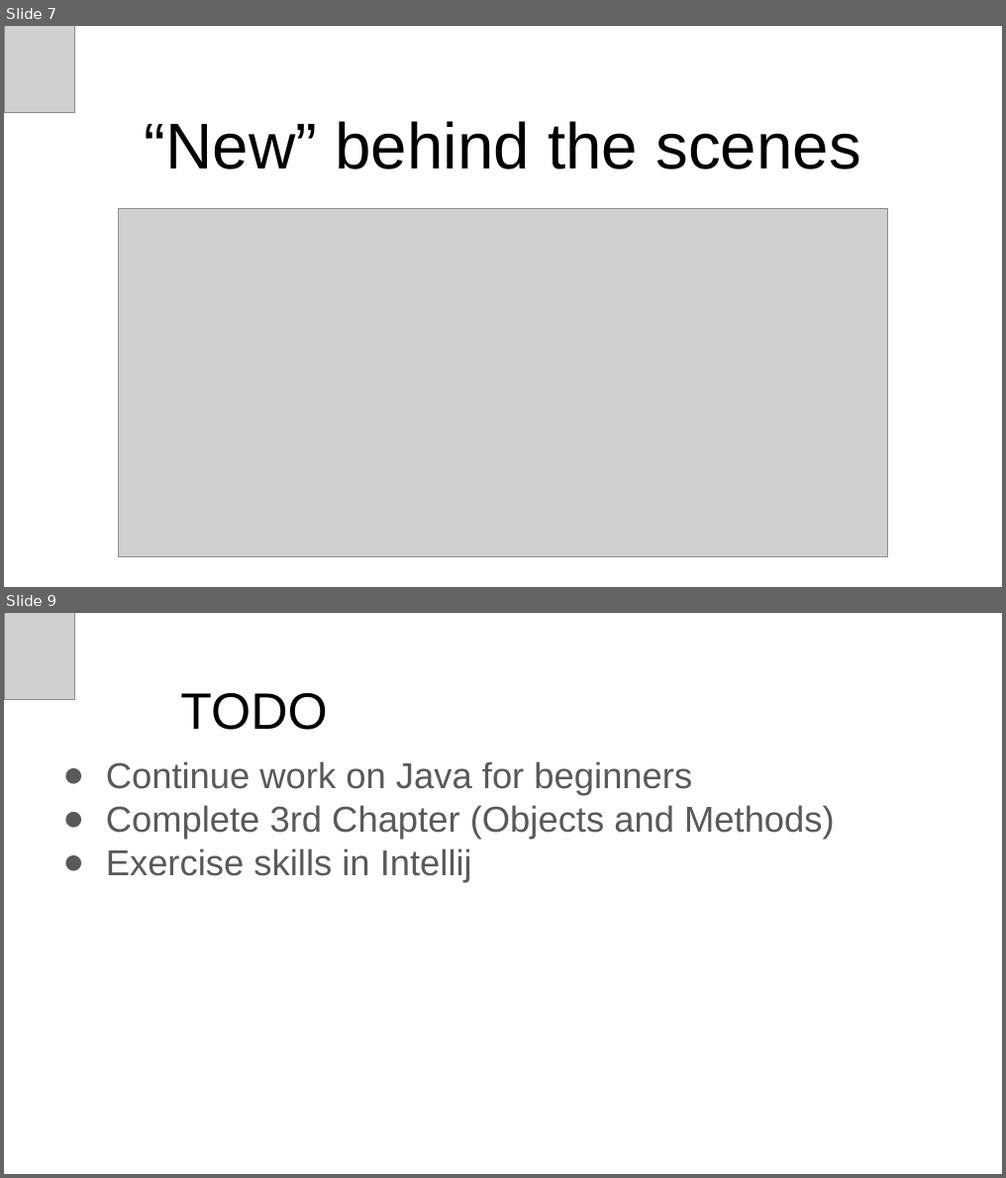
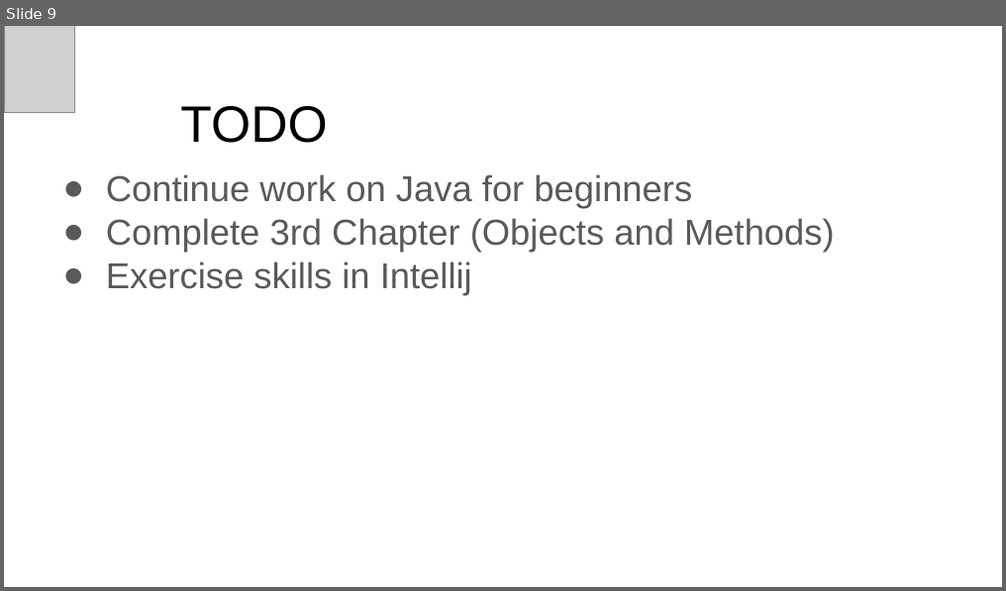
Before and after one commit to cristianboza/oop, a slide deck: lab2/2. Classes and Objects.pptx. Shown one above the other, each under a label of ours: slides 7 and 9 before the commit, slide 9 after it; the slides between them are not shown. The pictures are 1006x1178 and 1006x591 pixels, drawn with LibreOffice and Linux fonts; fonts in the diff are those of the drawing; grey boxes stand for pictures. Boxes give left, top, right and bottom in pixels: in the first picture for what was removed or moved away, otherwise in the second. Text is boxed around its words. In the diff, an @@ line names an element or a change of style, - is before the commit and + after.

```diff
--- a/lab2/2. Classes and Objects.pptx
+++ b/lab2/2. Classes and Objects.pptx
@@ slide 7 removed at [4, 26, 1002, 587], background #FFFFFF @@
@@ picture removed at [4, 26, 75, 113] @@
@@ title removed at [145, 121, 861, 170] @@
-“New” behind the scenes
@@ picture removed at [119, 208, 888, 557] @@
```
Also in this commit, not shown: 1 slide changed, 1 slide added.
